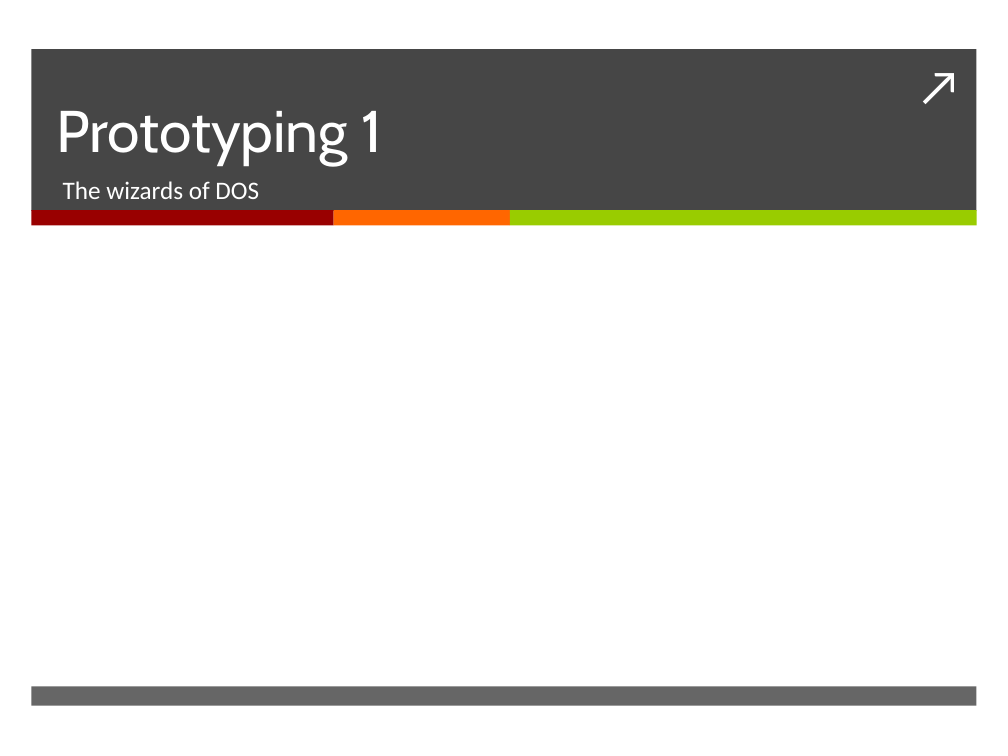
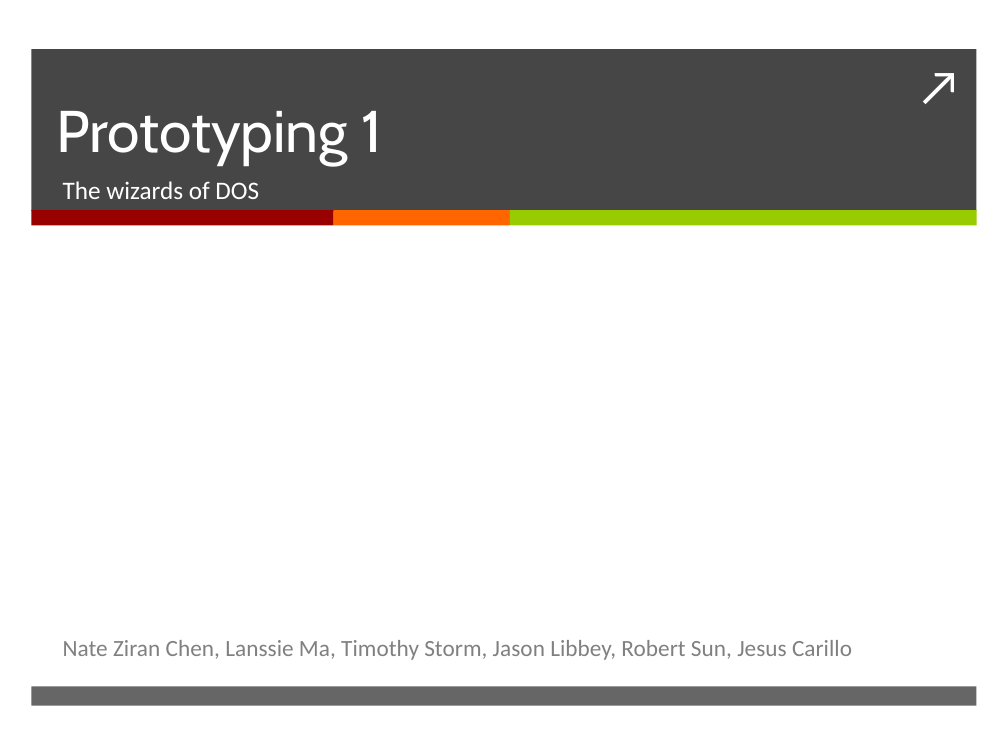
Before and after one commit to JELGT2011/Wizards-Of-Dos, a slide deck: slide 1 of P1.pptx. Drawn at 1008x756 pixels with LibreOffice and Linux fonts; fonts in the diff are those of the drawing. Boxes give left, top, right and bottom in pixels: in the first picture for what was removed or moved away, otherwise in the second. Text is boxed around its words. In the diff, an @@ line names an element or a change of style, - is before the commit and + after.

```diff
--- a/P1.pptx
+++ b/P1.pptx
@@ text added at [63, 640, 852, 660], 16.6 pt, text #808080 @@
+Nate Ziran Chen, Lanssie Ma, Timothy Storm, Jason Libbey, Robert Sun, Jesus Carillo
```
Also in this commit, not shown: 4 other slides changed, 8 slides added.
